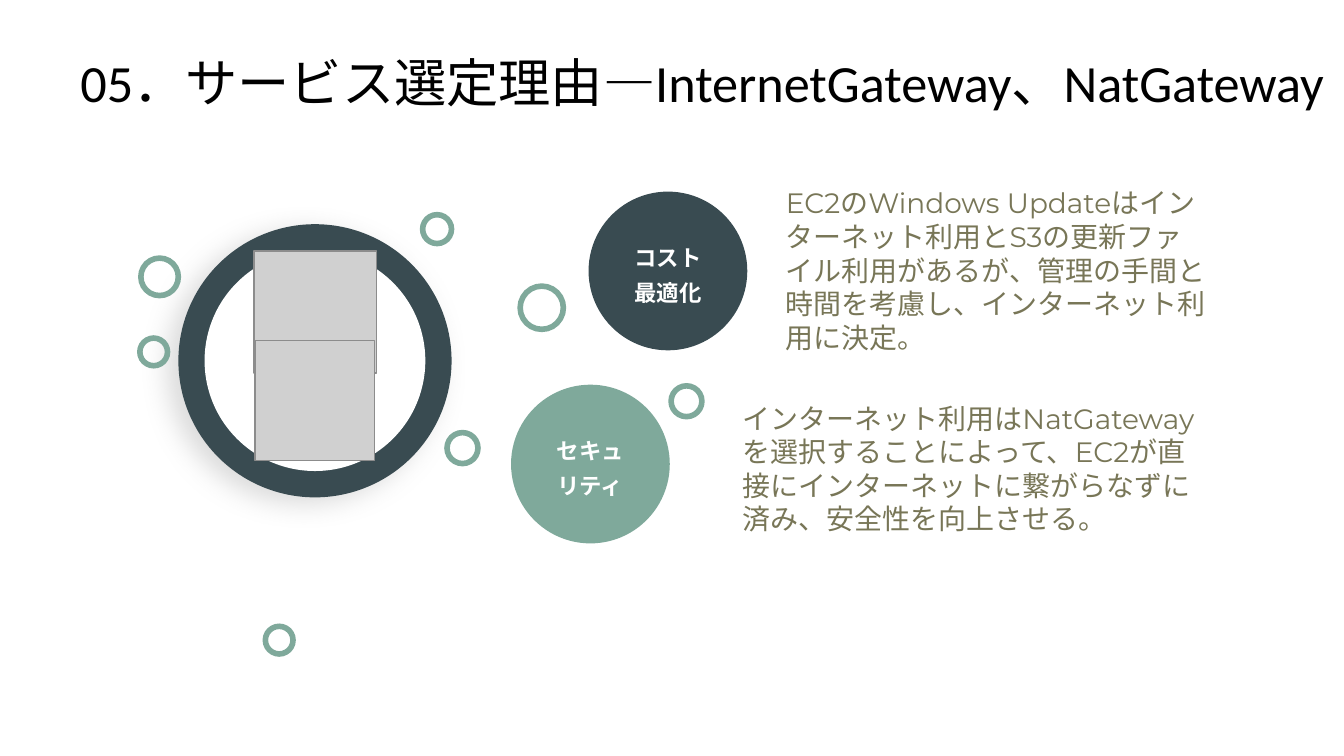
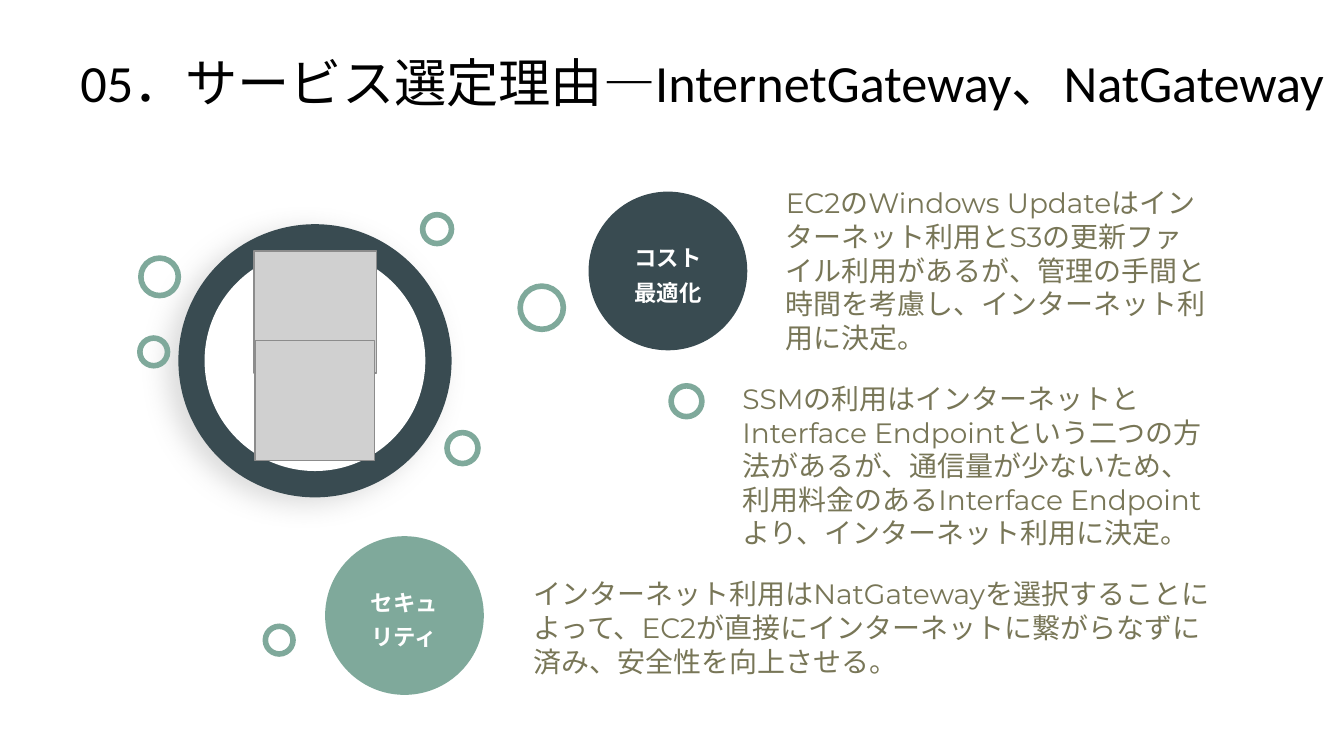
Before and after one commit to hu357159/AWS-architecture-Staging-Deployment, a slide deck: slide 14 of 3223.pptx. Drawn at 1344x756 pixels with LibreOffice and Linux fonts; fonts in the diff are those of the drawing; grey boxes stand for pictures. Boxes give left, top, right and bottom in pixels: in the first picture for what was removed or moved away, otherwise in the second. Text is boxed around its words. In the diff, an @@ line names an element or a change of style, - is before the commit and + after.

```diff
--- a/3223.pptx
+++ b/3223.pptx
@@ text at (742,448,1201,546): text changed @@
-インターネット利用はNatGatewayを選択することによって、EC2が直接にインターネットに繋がらなずに済み、安全性を向上させる。
+SSMの利用はインターネットとInterface Endpointという二つの方法があるが、通信量が少ないため、 利用料金のあるInterface Endpoint より、インターネット利用に決定。
@@ ellipse "セキュリティ": place and size @@
-ellipse "セキュリティ" at (511,384,669,543)
+ellipse "セキュリティ" at (325,536,484,695)
@@ text added at (533,580,1209,675), 15 pt, text #787657 @@
+インターネット利用はNatGatewayを選択することによって、EC2が直接にインターネットに繋がらなずに済み、安全性を向上させる。
```
Also in this commit, not shown: 1 slide added, 2 other files.
